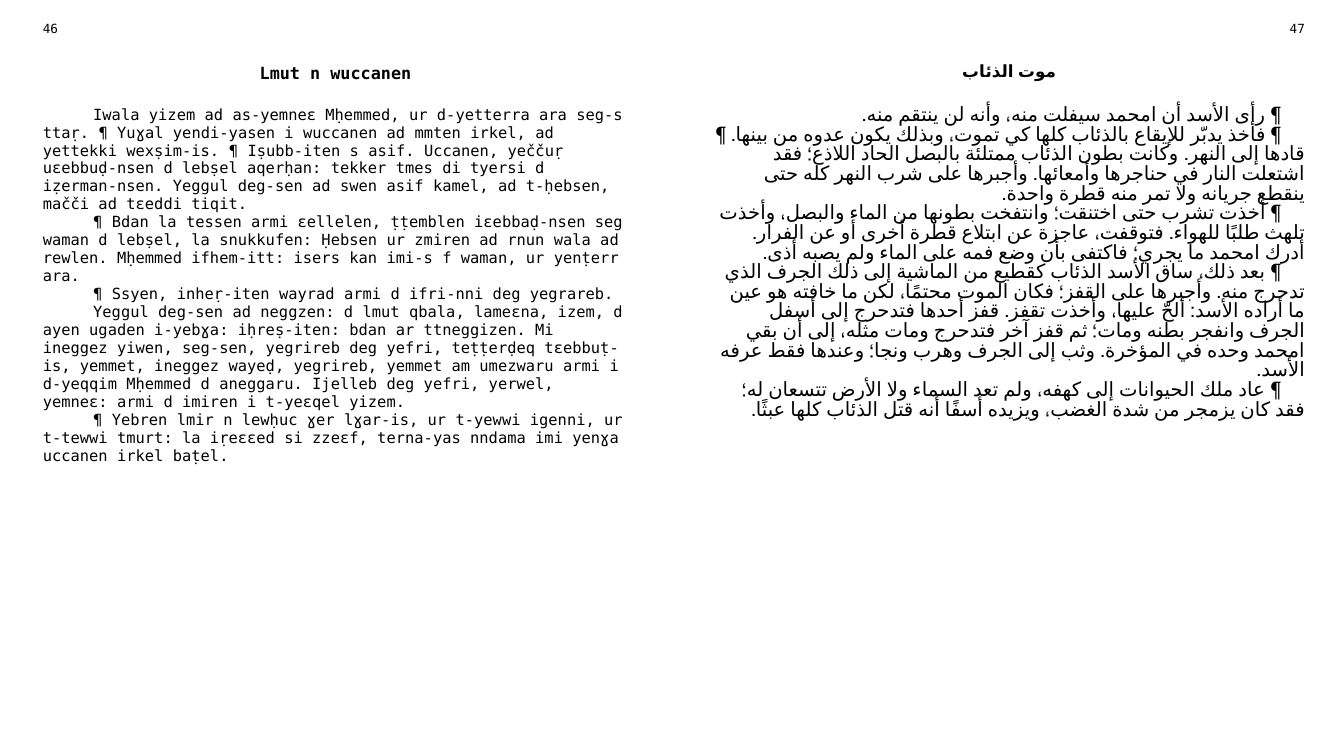
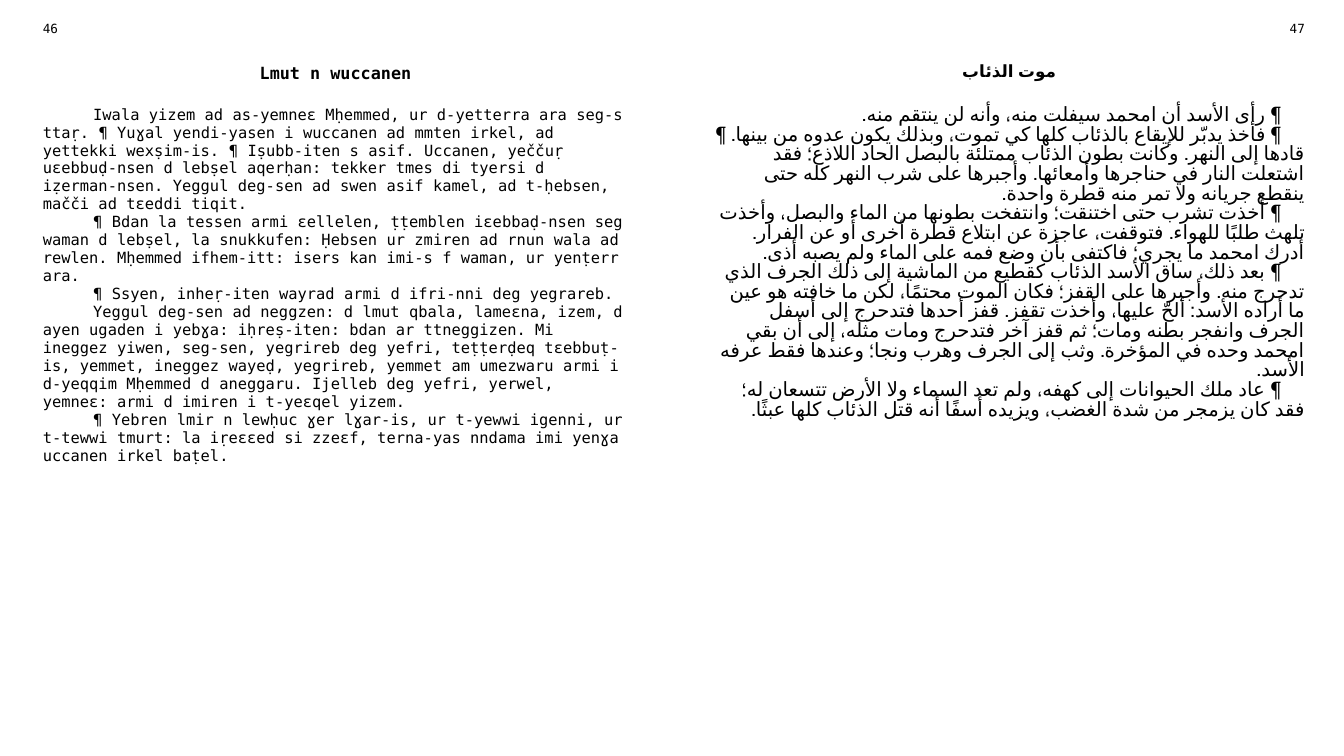
Before and after one commit to sferhah/tamacahut_n_wuccen, a slide deck: slide 21 of Uccen.ConsoleApp/Resources/pptx/uccen.arb.pptx. Drawn at 1344x756 pixels with LibreOffice and Linux fonts; fonts in the diff are those of the drawing. Boxes give left, top, right and bottom in pixels: in the first picture for what was removed or moved away, otherwise in the second. Text is boxed around its words. In the diff, an @@ line names an element or a change of style, - is before the commit and + after.

```diff
--- a/Uccen.ConsoleApp/Resources/pptx/uccen.arb.pptx
+++ b/Uccen.ConsoleApp/Resources/pptx/uccen.arb.pptx
@@ table at (32, 16, 1315, 729) @@
-row 3, column 1: Iwala yizem ad as-yemneɛ Mḥemmed, ur d-yetterra ara seg-s ttaṛ. ¶ Yuɣal yendi-yasen i wuccanen ad mmten irkel, ad yettekki wexṣim-is. ¶ Iṣubb-iten s asif. Uccanen, yeččuṛ uɛebbuḍ-nsen d lebṣel aqerḥan: tekker tmes di tyersi d iẓerman-nsen. Yeggul deg-sen ad swen asif kamel, ad t-ḥebsen, mačči ad tɛeddi tiqit. / ¶ Bdan la tessen armi ɛellelen, ṭṭemblen iɛebbaḍ-nsen seg waman d lebṣel, la snukkufen: Ḥebsen ur zmiren ad rnun wala ad rewlen. Mḥemmed ifhem-itt: isers kan imi-s f waman, ur yenṭerr ara. / ¶ Ssyen, inheṛ-iten wayrad armi d ifri-nni deg yegrareb. / Yeggul deg-sen ad neggzen: d lmut qbala, lameɛna, izem, d ayen ugaden i-yebɣa: iḥreṣ-iten: bdan ar ttneggizen. Mi ineggez yiwen, seg-sen, yegrireb deg yefri, teṭṭerḍeq tɛebbuṭ-is, yemmet, ineggez wayeḍ, yegrireb, yemmet am umezwaru armi i d-yeqqim Mḥemmed d aneggaru. Ijelleb deg yefri, yerwel, yemneɛ: armi d imiren i t-yeɛqel yizem. / ¶ Yebren lmir n lewḥuc ɣer lɣar-is, ur t-yewwi igenni, ur t-tewwi tmurt: la iṛeɛɛed si zzeɛf, terna-yas nndama imi yenɣa uccanen irkel baṭel.
+row 3, column 1: Iwala yizem ad as-yemneɛ Mḥemmed, ur d-yetterra ara seg-s ttaṛ. ¶ Yuɣal yendi-yasen i wuccanen ad mmten irkel, ad yettekki wexṣim-is. ¶ Iṣubb-iten s asif. Uccanen, yeččuṛ uɛebbuḍ-nsen d lebṣel aqerḥan: tekker tmes di tyersi d iẓerman-nsen. Yeggul deg-sen ad swen asif kamel, ad t-ḥebsen, mačči ad tɛeddi tiqit. / ¶ Bdan la tessen armi ɛellelen, ṭṭemblen iɛebbaḍ-nsen seg waman d lebṣel, la snukkufen: Ḥebsen ur zmiren ad rnun wala ad rewlen. Mḥemmed ifhem-itt: isers kan imi-s f waman, ur yenṭerr ara. / ¶ Ssyen, inheṛ-iten wayrad armi d ifri-nni deg yegrareb. / Yeggul deg-sen ad neggzen: d lmut qbala, lameɛna, izem, d ayen ugaden i yebɣa: iḥreṣ-iten: bdan ar ttneggizen. Mi ineggez yiwen, seg-sen, yegrireb deg yefri, teṭṭerḍeq tɛebbuṭ-is, yemmet, ineggez wayeḍ, yegrireb, yemmet am umezwaru armi i d-yeqqim Mḥemmed d aneggaru. Ijelleb deg yefri, yerwel, yemneɛ: armi d imiren i t-yeɛqel yizem. / ¶ Yebren lmir n lewḥuc ɣer lɣar-is, ur t-yewwi igenni, ur t-tewwi tmurt: la iṛeɛɛed si zzeɛf, terna-yas nndama imi yenɣa uccanen irkel baṭel.
```
Also in this commit, not shown: 20 other slides changed, 7 other files.
